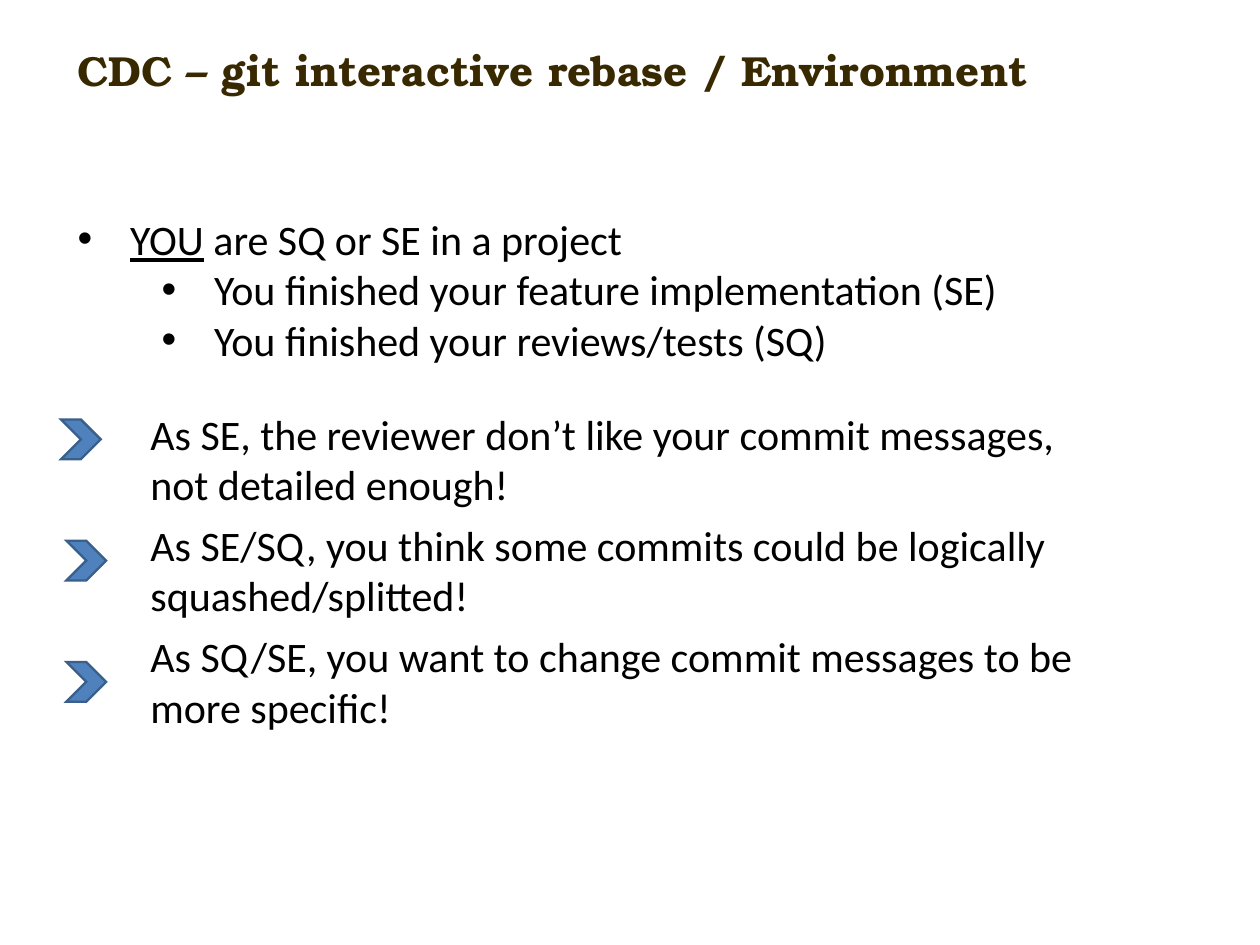
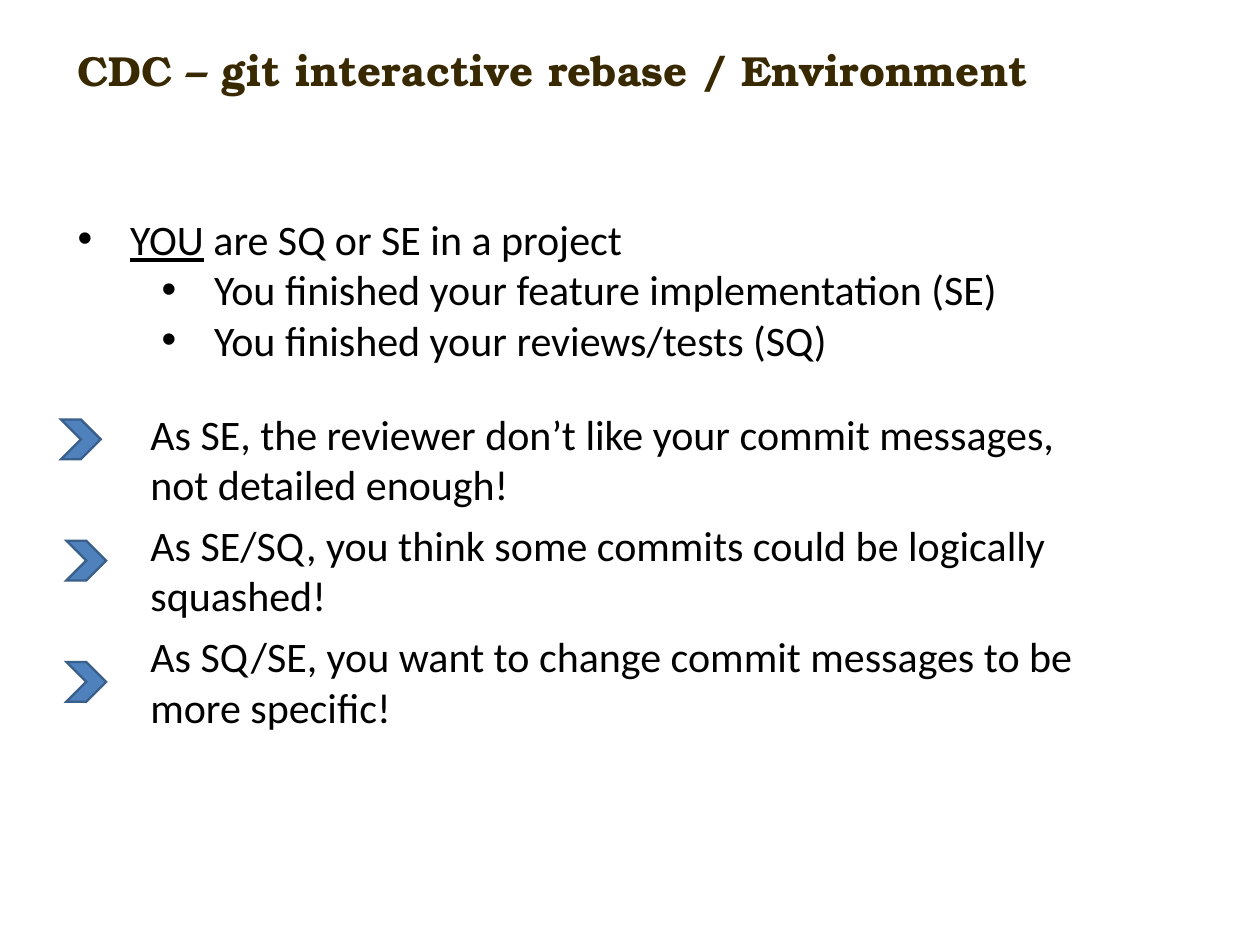
Before and after one commit to carlmitrais/wisdom, a slide deck: slide 5 of cdc_git_ws2.pptx. Drawn at 1260x945 pixels with LibreOffice and Linux fonts; fonts in the diff are those of the drawing; background and template pictures are left out. Boxes give left, top, right and bottom in pixels: in the first picture for what was removed or moved away, otherwise in the second. Text is boxed around its words. In the diff, an @@ line names an element or a change of style, - is before the commit and + after.

```diff
--- a/cdc_git_ws2.pptx
+++ b/cdc_git_ws2.pptx
@@ text at (x1=150, y1=532, x2=1045, y2=618): text changed @@
-As SE/SQ, you think some commits could be logically squashed/splitted!
+As SE/SQ, you think some commits could be logically squashed!
```
Also in this commit, not shown: 3 other slides changed.
